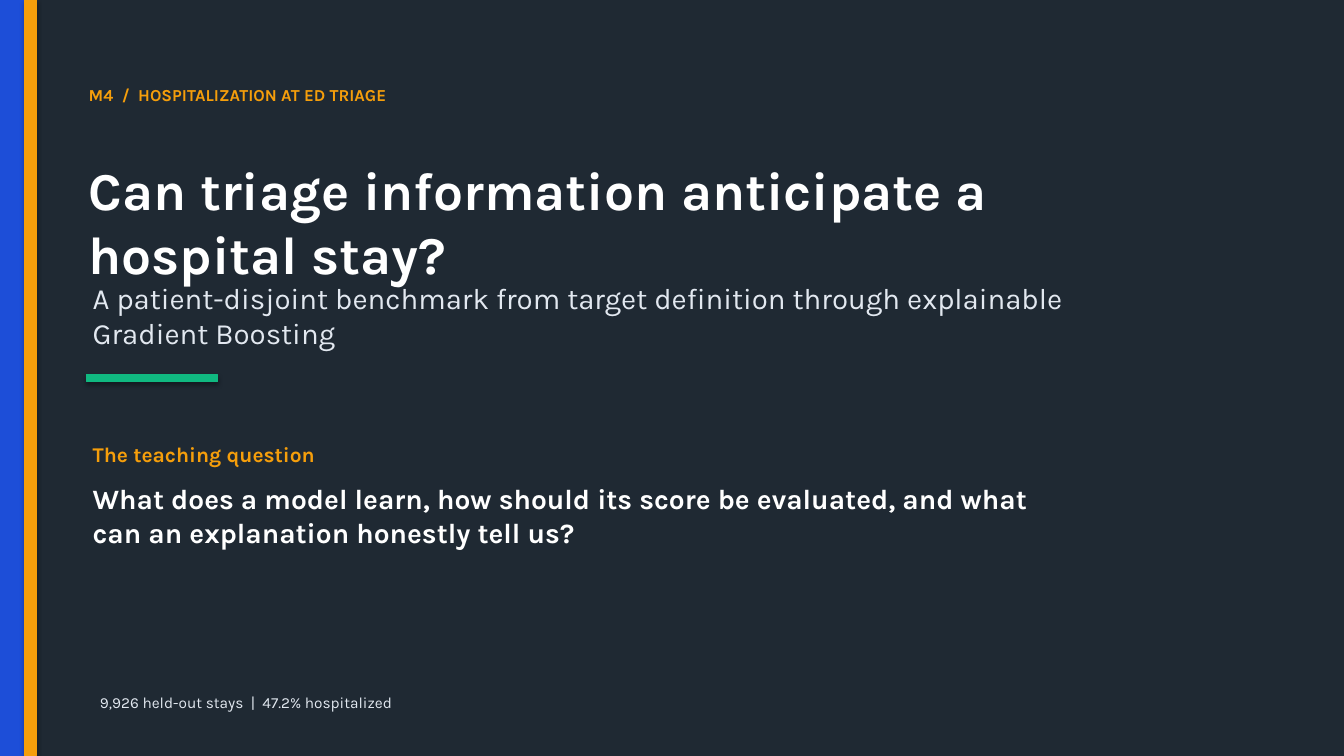
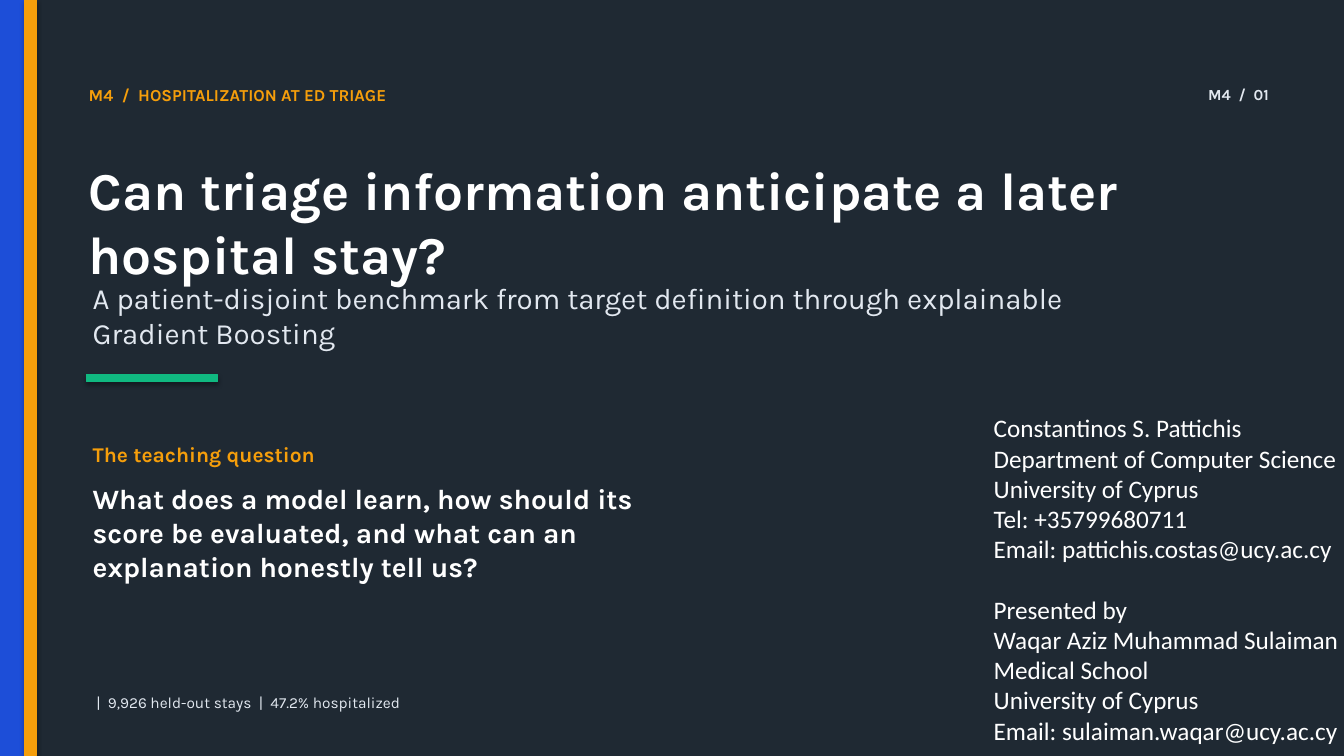
Before and after one commit to waziz786/MedML-toolbox, a slide deck: slide 1 of presentations/pptx/04_M4_Hospitalization_Analysis_Current_Evidence.pptx. Drawn at 1344x756 pixels with LibreOffice and Linux fonts; fonts in the diff are those of the drawing. Boxes give left, top, right and bottom in pixels: in the first picture for what was removed or moved away, otherwise in the second. Text is boxed around its words. In the diff, an @@ line names an element or a change of style, - is before the commit and + after.

```diff
--- a/presentations/pptx/04_M4_Hospitalization_Analysis_Current_Evidence.pptx
+++ b/presentations/pptx/04_M4_Hospitalization_Analysis_Current_Evidence.pptx
@@ text added at box(1208, 90, 1269, 100), 11 pt, text #E2E8F0, bold @@
+M4 / 01
@@ text at box(89, 172, 1117, 286): text changed @@
-Can triage information anticipate a hospital stay?
+Can triage information anticipate a later hospital stay?
@@ text added at box(994, 419, 1338, 744), 18 pt, text #FFFFFF @@
+Constantinos S. Pattichis
+Department of Computer Science
+University of Cyprus
+Tel: +35799680711
+Email: pattichis.costas@ucy.ac.cy
+Presented by
+Waqar Aziz Muhammad Sulaiman
+Medical School
+University of Cyprus
+Email: sulaiman.waqar@ucy.ac.cy
@@ text "What does a model learn, ..." rewrapped from box(93, 489, 1027, 550) to box(93, 489, 632, 584) @@
@@ text at box(108, 697, 400, 712): text changed @@
-9,926 held-out stays | 47.2% hospitalized
+| 9,926 held-out stays | 47.2% hospitalized
```
Also in this commit, not shown: 18 other slides changed, 12 slides added, 23 other files.
